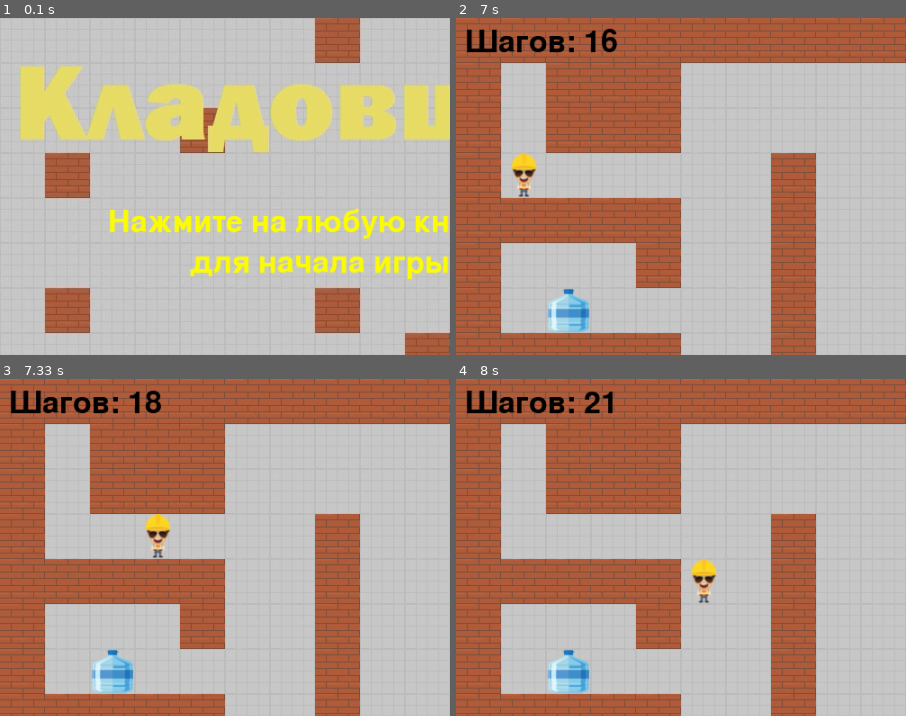
Above: before the commit, frames 1-4 (two rows, left to right).
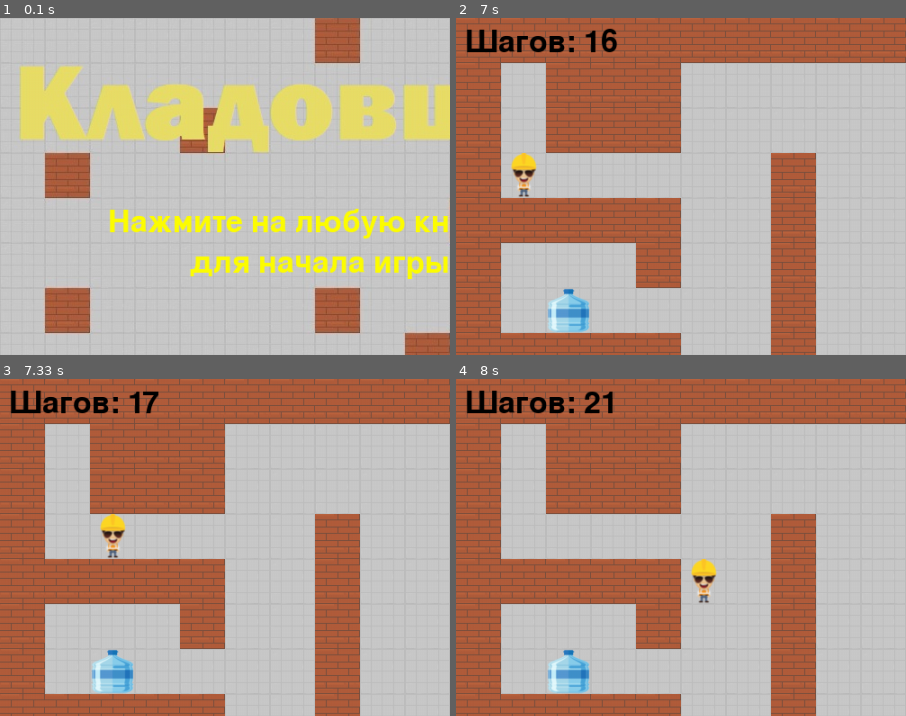
Above: after the commit, the same moments.

Repository: Ravil1806/SokobanPygame
Game: pygame game, started from test.py
Two runs of this game, one before a commit and one after it. Both use one fixed random seed, a clock stepped at 60 frames per second and the inputs below.
Inputs:
- Up to frame 1 (0.1 s): no input
- Up to frame 2 (7 s): hold Left 0.33-0.87 s; hold Down 0.9-1.2 s; hold Left 1.23-1.63 s; hold Up 1.67-2.03 s; hold Right 2.07-2.7 s; hold Down 2.73-3.12 s; hold Right 3.65-4.12 s; hold Up 4.15-4.45 s; hold Right 4.48-4.95 s; hold Left 4.98-5.52 s; hold Left 6.08-6.48 s; hold Right from 6.92 s (still down)
- Up to frame 3 (7.33 s): keep holding Right
- Up to frame 4 (8 s): release Right at 7.55 s; hold Down 7.58-7.95 s
The pictures show only the part of the screen within x 0-50%, y 0-50%; the shares and areas given below are measured in that part.

Frames 1-2 are identical in both runs. In frame 3, 1.1% of the frame differs, in the area x 22-38%, y 3-54%; in frame 4, nothing differs.

Commit message:
are bottles moving?

Diff:
--- a/test.py
+++ b/test.py
@@ -4,7 +4,7 @@
 import os
 import sys
 
-FPS = 60
+FPS = 30
 
 player = None
 moves = 0
@@ -75,9 +75,6 @@
         self.rect = self.image.get_rect().move(
             tile_width * self.x, tile_height * self.y)
 
-    def update(self, bottle):
-        print(pygame.sprite.spritecollide(self, bottles_group, True))
-
 
 # Бутылка
 class Bottle(pygame.sprite.Sprite):
@@ -94,6 +91,9 @@
         self.y = y
         self.rect = self.image.get_rect().move(
             tile_width * self.x, tile_height * self.y)
+
+    def update(self, x, y):
+        self.move(x, y)
 
 
 # Заставка игры
@@ -153,8 +153,8 @@
     screen = pygame.display.set_mode(size)
     start_screen()
     font = pygame.font.Font(None, 50)
-    mapp = load_level('level1.txt')
-    player, level_x, level_y = generate_level(mapp)
+    level_1 = load_level('level1.txt')
+    player, level_x, level_y = generate_level(level_1)
     all_sprites.draw(screen)
 
     moveLeft, moveRight, moveUp, moveDown = False, False, False, False
@@ -188,33 +188,50 @@
                     moveUp = False
                 if event.key == pygame.K_DOWN:
                     moveDown = False
+
         if moveLeft:
-            if mapp[player.y][player.x - 1] == '$':
-                pass
-            elif mapp[player.y][player.x - 1] != '#':
-                player.move(player.x - 1, player.y)
+            if level_1[player.y][player.x - 1] != '#':
+                if pygame.sprite.spritecollideany(player, bottles_group) and \
+                        level_1[player.y][player.x - 2] != '#':
+                    player.move(player.x - 1, player.y)
+                    pygame.sprite.spritecollideany(player, bottles_group).update(player.x - 1, player.y)
+                    moves += 1
+                else:
+                    player.move(player.x - 1, player.y)
                 moves += 1
             sleep(0.2)
         if moveRight:
-            if mapp[player.y][player.x + 1] == '$':
-                pass
-            elif mapp[player.y][player.x + 1] != '#':
-                player.move(player.x + 1, player.y)
-                moves += 1
+            if level_1[player.y][player.x + 1] != '#':
+                if pygame.sprite.spritecollideany(player, bottles_group) and \
+                        level_1[player.y][player.x + 2] != '#':
+                    player.move(player.x + 1, player.y)
+                    pygame.sprite.spritecollideany(player, bottles_group).update(player.x + 1, player.y)
+                    moves += 1
+                else:
+                    player.move(player.x + 1, player.y)
+                    moves += 1
             sleep(0.2)
         if moveUp:
-            if mapp[player.y - 1][player.x] == '$':
-                pass
-            elif mapp[player.y - 1][player.x] != '#':
-                player.move(player.x, player.y - 1)
-                moves += 1
+            if level_1[player.y - 1][player.x] != '#':
+                if pygame.sprite.spritecollideany(player, bottles_group) and \
+                        level_1[player.y - 1][player.x] != '#':
+                    player.move(player.x, player.y - 1)
+                    pygame.sprite.spritecollideany(player, bottles_group).update(player.x, player.y - 1)
+                    moves += 1
+                elif level_1[player.y - 1][player.x] != '#':
+                    player.move(player.x, player.y - 1)
+                    moves += 1
             sleep(0.2)
         if moveDown:
-            if mapp[player.y + 1][player.x] == '$':
-                pass
-            elif mapp[player.y + 1][player.x] != '#':
-                player.move(player.x, player.y + 1)
-                moves += 1
+            if level_1[player.y + 1][player.x] != '#':
+                if pygame.sprite.spritecollideany(player, bottles_group) and \
+                        level_1[player.y + 1][player.x] != '#':
+                    player.move(player.x, player.y + 1)
+                    pygame.sprite.spritecollideany(player, bottles_group).update(player.x, player.y + 1)
+                    moves += 1
+                elif level_1[player.y + 1][player.x] != '#':
+                    player.move(player.x, player.y + 1)
+                    moves += 1
             sleep(0.2)
         clock.tick(FPS)
         screen.fill((0, 0, 0))
